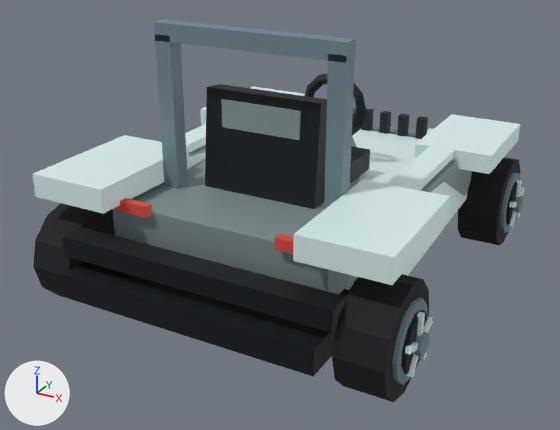
A saved change to the glTF model DLC/TheThing/assets/kart/the-thing/childs-thing/kart.glb.
Before and after are seen from a 50 mm lens placed at (2.12, -4.17, 2.41), pointed at (-0.09, -0.16, 0.41). Arrows for +X, +Y and +Z are at lower left; the lights stay in place. The older version comes first. Where no turn or scale is listed for an object, it has been applied to the vertices. Vertices at exactly the same position are counted once.

The scene before the commit, as lines of its bpy script (objects in view):
```python
me_chassis = bpy.data.meshes.new('chassis')
me_chassis.from_pydata(...)  # 332 vertices, 528 faces; spans x -1.08..1.08, y -1.4..1.6, z 0.23..1.67
me_chassis.materials.append(mat_chassis_vertex_colours)
me_wheel_front_right = bpy.data.meshes.new('wheel-front-right')
me_wheel_front_right.from_pydata(...)  # 132 vertices, 228 faces; spans x -0.135..0.221, y -0.31..0.31, z -0.31..0.31
me_wheel_front_right.materials.append(mat_wheel_vertex_colours)
me_wheel_rear_left = bpy.data.meshes.new('wheel-rear-left')
me_wheel_rear_left.from_pydata(...)  # 132 vertices, 228 faces; spans x -0.221..0.135, y -0.31..0.31, z -0.31..0.31
me_wheel_rear_left.materials.append(mat_wheel_vertex_colours)
me_wheel_rear_right = bpy.data.meshes.new('wheel-rear-right')
me_wheel_rear_right.from_pydata(...)  # 132 vertices, 228 faces; spans x -0.135..0.221, y -0.31..0.31, z -0.31..0.31
me_wheel_rear_right.materials.append(mat_wheel_vertex_colours)
ob_chassis = bpy.data.objects.new('chassis', me_chassis)
ob_chassis.location = (0.0, 0.0, 0.0)
ob_wheel_front_right = bpy.data.objects.new('wheel-front-right', me_wheel_front_right)
ob_wheel_front_right.location = (0.965, 1.005, 0.31)
ob_wheel_rear_left = bpy.data.objects.new('wheel-rear-left', me_wheel_rear_left)
ob_wheel_rear_left.location = (-0.965, -1.005, 0.31)
ob_wheel_rear_right = bpy.data.objects.new('wheel-rear-right', me_wheel_rear_right)
ob_wheel_rear_right.location = (0.965, -1.005, 0.31)
```
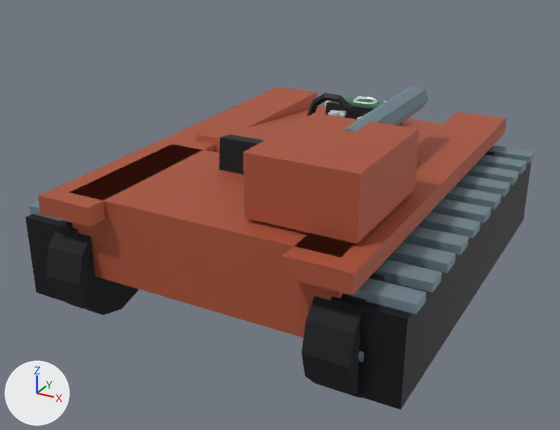
Edits to the bpy script that builds the scene:
```text
Change me_wheel_rear_right:
    remove me_wheel_rear_right.from_pydata(...)  # 132 vertices, 228 faces; spans x -0.135..0.221, y -0.31..0.31, z -0.31..0.31
    add me_wheel_rear_right.from_pydata(...)  # 113 vertices, 196 faces; spans x -0.125..0.183, y -0.32..0.32, z -0.32..0.32
    me_wheel_rear_right part 1: the loose piece of 26 vertices spanning x -0.135..0.135, y -0.31..0.31, z -0.31..0.31 is rebuilt with 51 vertices and now spans x -0.125..0.149, y -0.32..0.32, z -0.32..0.32
    me_wheel_rear_right part 2: the loose piece of 8 vertices spanning x 0.174..0.2, y -0.113..0.011, z -0.146..0.005 is rebuilt with 8 vertices and now spans x 0.158..0.183, y -0.106..0.012, z -0.138..0.009
    me_wheel_rear_right part 3: the loose piece of 8 vertices spanning x 0.174..0.2, y 0.0..0.165, z -0.015..0.068 is rebuilt with 8 vertices and now spans x 0.158..0.183, y -0.005..0.157, z -0.014..0.064
    me_wheel_rear_right part 4: the loose piece of 8 vertices spanning x 0.174..0.2, y -0.165..0.0, z -0.015..0.068 is rebuilt with 8 vertices and now spans x 0.158..0.183, y -0.157..0.005, z -0.014..0.064
    me_wheel_rear_right part 5: the loose piece of 8 vertices spanning x 0.174..0.2, y -0.018..0.017, z 0.006..0.167 is deleted
    me_wheel_rear_right part 6: 66 vertices removed from x 0.134..0.221, y -0.217..0.217, z -0.217..0.217
    other edits to the shape of me_wheel_rear_right do not show in these pictures
Remove ob_chassis:
    ob_chassis = bpy.data.objects.new('chassis', me_chassis)
Change ob_wheel_rear_left:
    ob_wheel_rear_left.location: (-0.965, -1.005, 0.31) -> (-0.82, -1.05, 0.32)
Change ob_wheel_rear_right:
    ob_wheel_rear_right.location: (0.965, -1.005, 0.31) -> (0.82, -1.05, 0.32)
Add ob_identity_tank_motif_snow:
    ob_identity_tank_motif_snow = bpy.data.objects.new('identity-tank-motif-snow', me_identity_tank_motif_snow)  # 132 vertices, 216 faces; spans x -0.31..0.31, y 0.683..1.237, z 0.822..0.858
    ob_identity_tank_motif_snow.location = (0.0, 0.0, 0.0)
Add ob_identity_tank_motif_scanner:
    ob_identity_tank_motif_scanner = bpy.data.objects.new('identity-tank-motif-scanner', me_identity_tank_motif_scanner)  # 56 vertices, 104 faces; spans x -0.235..0.235, y 0.779..1.161, z 0.681..0.914
    ob_identity_tank_motif_scanner.location = (0.0, 0.0, 0.0)
Add ob_identity_tank_driver_cockpit:
    ob_identity_tank_driver_cockpit = bpy.data.objects.new('identity-tank-driver-cockpit', me_identity_tank_driver_cockpit)  # 80 vertices, 140 faces; spans x -0.3..0.3, y -0.557..0.679, z 0.459..1.086
    ob_identity_tank_driver_cockpit.location = (0.0, 0.0, 0.0)
Add ob_identity_tank_tank_full_length_tracks:
    ob_identity_tank_tank_full_length_tracks = bpy.data.objects.new('identity-tank-tank-full-length-tracks', me_identity_tank_tank_full_length_tracks)  # 192 vertices, 288 faces; spans x -1.19..1.19, y -1.26..1.26, z 0.09..0.64
    ob_identity_tank_tank_full_length_tracks.location = (0.0, 0.0, 0.0)
Add ob_identity_tank_tank_armored_hull:
    ob_identity_tank_tank_armored_hull = bpy.data.objects.new('identity-tank-tank-armored-hull', me_identity_tank_tank_armored_hull)  # 122 vertices, 188 faces; spans x -0.94..0.94, y -1.36..1.51, z 0.29..1.19
    ob_identity_tank_tank_armored_hull.location = (0.0, 0.0, 0.0)
```

What differs and where, as boxes (x1, y1, x2, y2) in the pictures (560 x 430 px):
'chassis', deleted
    before: (32, 19, 520, 377)
'identity-tank-tank-armored-hull', added (brown)
    after: (38, 85, 506, 338)
'identity-tank-tank-full-length-tracks', added
    after: (25, 145, 534, 410)
'wheel-rear-right', reshaped, moved
    before: (332, 274, 433, 402)
    after: (302, 273, 385, 398)
'wheel-rear-left', moved
    before: (33, 203, 115, 297)
    after: (46, 220, 138, 315)
'identity-tank-driver-cockpit', added
    after: (219, 93, 356, 175)
'identity-tank-motif-scanner', added
    after: (325, 97, 403, 126)
'identity-tank-motif-snow', added (mostly hidden)
    after: (325, 96, 386, 119)
part 1 of me_wheel_rear_right, rebuilt
    before: (332, 274, 429, 402)
    after: (302, 273, 385, 398)
part 2 of me_wheel_rear_right, rebuilt (not visible afterwards)
    before: (406, 354, 418, 378)
part 3 of me_wheel_rear_right, rebuilt (not visible afterwards)
    before: (423, 316, 433, 333)
part 4 of me_wheel_rear_right, rebuilt (not visible afterwards)
    before: (405, 342, 418, 355)
part 5 of me_wheel_rear_right, deleted
    before: (417, 312, 425, 336)
part 6 of me_wheel_rear_right, deleted
    before: (392, 298, 429, 385)
'wheel-front-right', unchanged, covered by the edit
    before: (458, 157, 524, 245)
    after: (485, 151, 494, 156)
